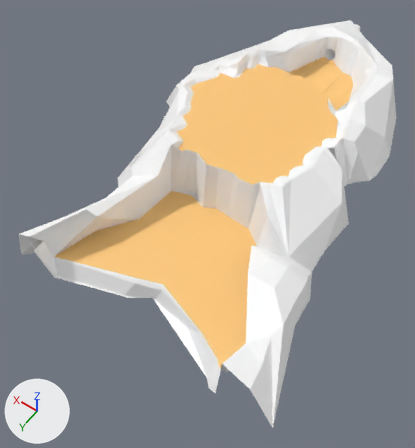
Before and after pictures for a commit that changed the FBX model LeyuGame/Assets/Models/Props/Level5/MOD_Level5V2_.fbx.
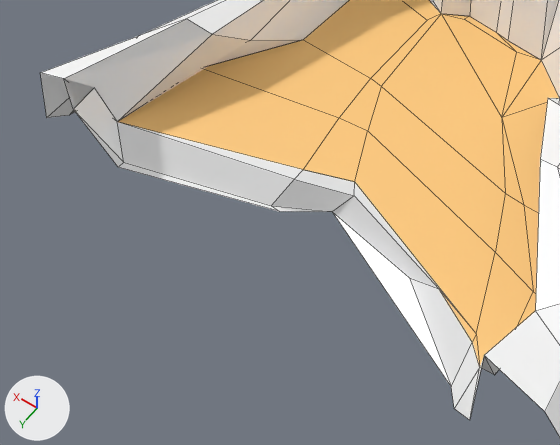
Each version is shown whole from a 50 mm camera at (-0.097, 0.153, 0.207) aimed at (0.006, 0.009, -0.02), then close up on the part from 0% to 62% of the width and 45% to 90% of the height. The lights are fixed; the arrows at lower left show +X, +Y and +Z. The close-ups show mesh edges as thin lines. Where no turn or scale is listed for an object, it has been applied to the vertices.

In view in the first close-up: 'Lvl5Terrain', 'Lvl5floor'.
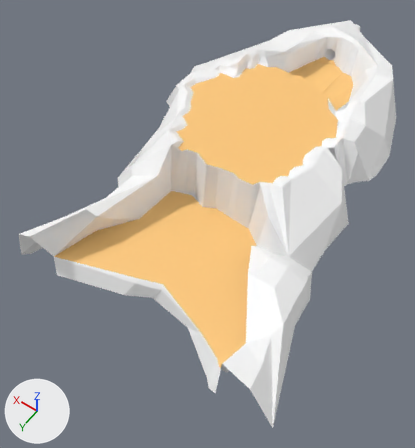
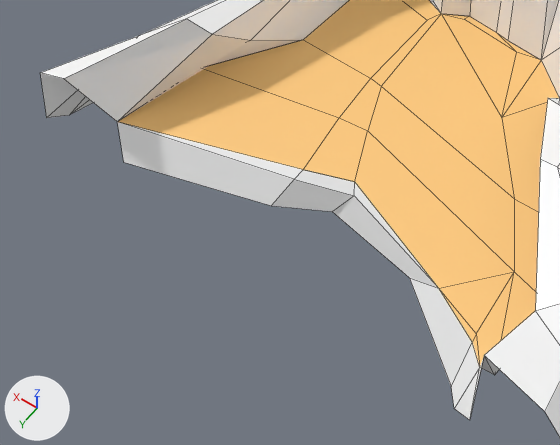
Pixel boxes [x1, y1, x2, y2] of what changed, in the close-ups (560 x 445 px; the box of a moved part takes in the faces that stretch with it):
part 1 of me_mesh, cut back
    before: [64, 79, 473, 386]
    after: [354, 183, 436, 285]
part 2 of me_mesh_001, moved or reshaped
    both: [355, 14, 547, 365]

The change, as a list of edits to the scene's bpy script:
```text
Change me_mesh_001:
    used by ob_lvl5floor; location = (-0.0037, -0.0184, 0.0113)
    remove me_mesh_001.from_pydata(...)  # 116 vertices, 83 faces; spans x -0.047..0.047, y -0.093..0.093, z -0.013..0.013
    add me_mesh_001.from_pydata(...)  # 114 vertices, 82 faces; spans x -0.047..0.047, y -0.093..0.093, z -0.013..0.013
    me_mesh_001 part 2
    3 vertices are removed from x -0.043..-0.031, y 0.061..0.075, z -0.013
    8 faces are deleted
    1 vertex moves from x -0.027, y 0.061, z -0.013 to x -0.029, y 0.061, z -0.013
    1 vertex is added at (-0.038, 0.074, -0.013)
    7 new faces join them
Change me_mesh:
    where me_mesh.from_pydata(...)  # 330 vertices, 315 faces; spans x -0.075..0.071, y -0.155..0.082, z -0.019..0.029
    used by ob_lvl5terrain; location = (0.0, 0.0, 0.0)
    verts and faces of me_mesh; kept vertices keep their numbers, new ones are numbered from 330
    before: 22 (0.04, 0.078, -0.01) at pixel (123, 162), 59 (0.044, 0.076, 0.01) at pixel (94, 87), 72 (-0.024, 0.065, -0.01) at pixel (409, 277), 110 (-0.006, 0.059, -0.004) at pixel (354, 195), 153 (0.008, 0.068, -0.01) at pixel (271, 205)
    before: 187 (-0.043, 0.078, -0.011) at pixel (451, 386), 189 (-0.032, 0.067, -0.002) at pixel (438, 288), 190 (-0.002, 0.061, -0.011) at pixel (332, 211), 191 (-0.043, 0.07, -0.002) at pixel (476, 333), 192 (-0.005, 0.057, -0.002) at pixel (354, 181)
    before: 194 (0.043, 0.074, -0.002) at pixel (117, 121), 195 (0.007, 0.068, -0.011) at pixel (279, 211), 196 (0.04, 0.079, -0.011) at pixel (118, 167), 197 (0.044, 0.082, 0.01) at pixel (73, 109), 250 (0.047, 0.079, 0.015) at pixel (63, 78)
    me_mesh part 1
    add delete_vertices([59, 191, 195, 196, 197])  # with the faces that use them
    add delete_faces([(72, 190, 187)])
    add faces += [(110, 189, 192)]  # mat_mat_level5 (its picture is missing)
```
